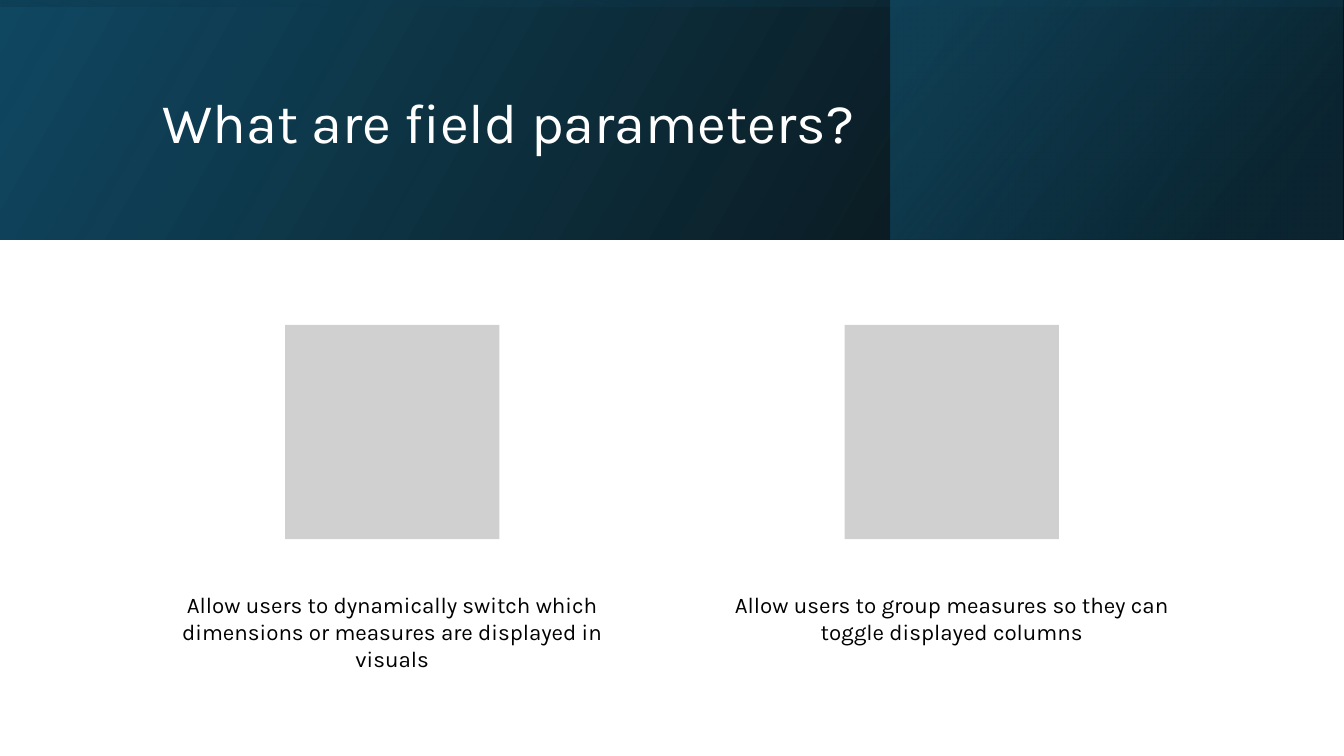
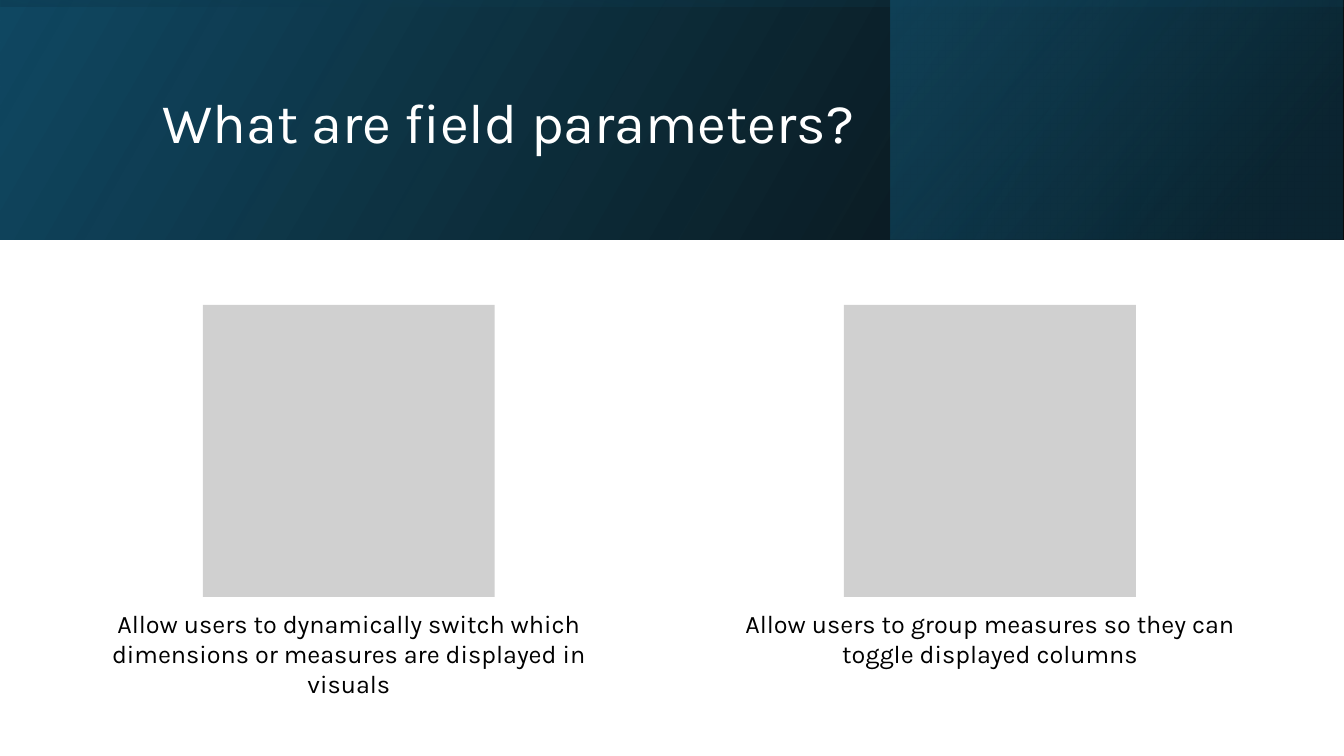
Before and after one commit to akstl1/Presentations, a slide deck: slide 7 of 2026.06.12 BI Days/2026.06.12 BI Days PPT.pptx. Drawn at 1344x756 pixels with LibreOffice and Linux fonts; fonts in the diff are those of the drawing; grey boxes stand for pictures. Boxes give left, top, right and bottom in pixels: in the first picture for what was removed or moved away, otherwise in the second. Text is boxed around its words. In the diff, an @@ line names an element or a change of style, - is before the commit and + after.

```diff
--- a/2026.06.12 BI Days/2026.06.12 BI Days PPT.pptx
+++ b/2026.06.12 BI Days/2026.06.12 BI Days PPT.pptx
@@ picture: place and size @@
-picture at bbox=[285, 325, 500, 539]
+picture at bbox=[203, 306, 495, 598]
@@ picture: place and size @@
-picture at bbox=[845, 325, 1060, 539]
+picture at bbox=[844, 306, 1136, 598]
@@ text "Allow users to dynamically switch ..." at bbox=[112, 615, 586, 694]: size 16 to 18 pt @@
@@ text "Allow users to dynamically switch ...": place and size @@
-text "Allow users to dynamically switch ..." at bbox=[182, 597, 602, 668]
+text "Allow users to dynamically switch ..." at bbox=[112, 615, 586, 694]
@@ text "Allow users to group measures ...": place and size @@
-text "Allow users to group measures ..." at bbox=[735, 597, 1168, 646]
+text "Allow users to group measures ..." at bbox=[745, 615, 1234, 669]
@@ text "Allow users to group measures ..." at bbox=[745, 615, 1234, 669]: size 16 to 18 pt @@
```
Also in this commit, not shown: 3 other slides changed, 1 other file.
